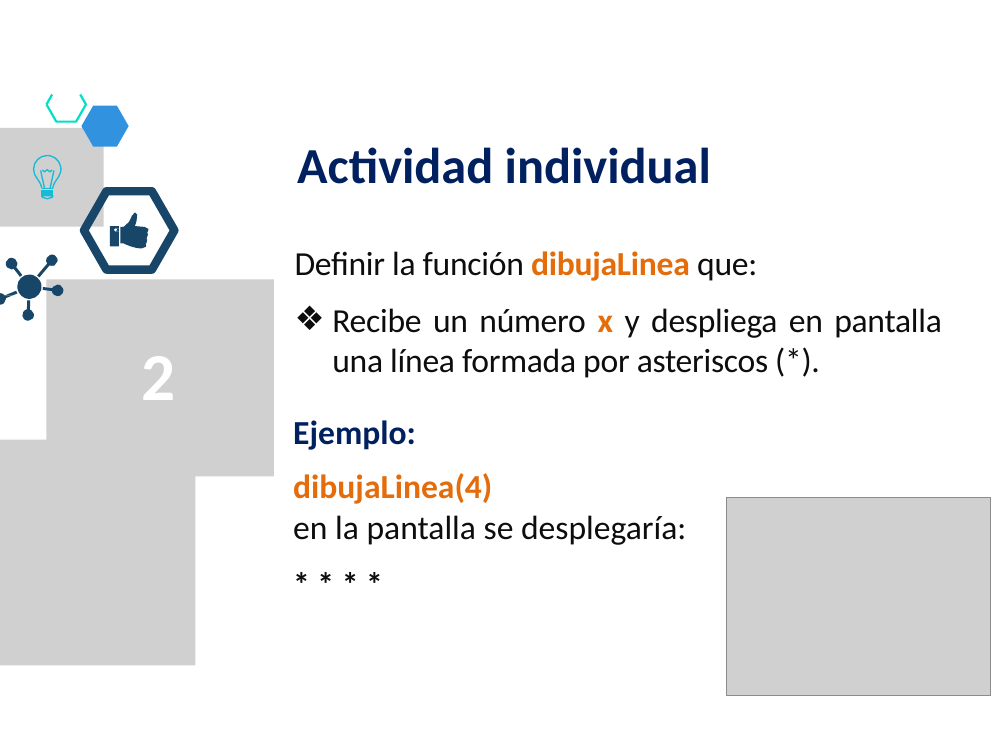
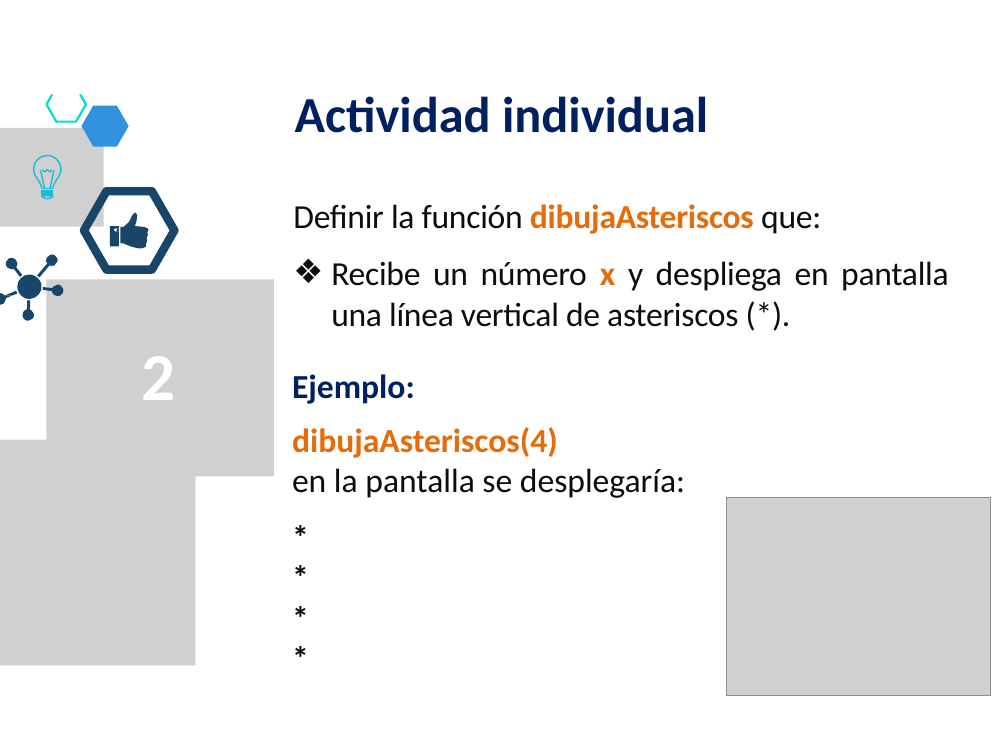
Before and after one commit to lizetheP/PensamientoC, a slide deck: slide 21 of CalendarioAgo20L/presentaciones/8_For.pptx. Drawn at 1008x756 pixels with LibreOffice and Linux fonts; fonts in the diff are those of the drawing; grey boxes stand for pictures. Boxes give left, top, right and bottom in pixels: in the first picture for what was removed or moved away, otherwise in the second. Text is boxed around its words. In the diff, an @@ line names an element or a change of style, - is before the commit and + after.

```diff
--- a/CalendarioAgo20L/presentaciones/8_For.pptx
+++ b/CalendarioAgo20L/presentaciones/8_For.pptx
@@ text "Actividad individual" moved from (x1=297, y1=147, x2=711, y2=184) to (x1=295, y1=96, x2=708, y2=133) @@
@@ text at (x1=292, y1=204, x2=949, y2=498): text changed @@
-* * * *
+*
+*
+*
+*
@@ text "Definir la función dibujaAsteriscos que:" moved from (x1=293, y1=251, x2=942, y2=545) to (x1=292, y1=204, x2=949, y2=498) @@
@@ text at (x1=293, y1=204, x2=949, y2=327): text changed @@
-Definir la función dibujaLinea que:
-❖ Recibe un número x y despliega en pantalla una línea formada por asteriscos (*).
+Definir la función dibujaAsteriscos que:
+❖ Recibe un número x y despliega en pantalla una línea vertical de asteriscos (*).
@@ text at (x1=292, y1=427, x2=558, y2=458): text changed @@
-dibujaLinea(4)
+dibujaAsteriscos(4)
```
Also in this commit, not shown: 10 other slides changed, 2 other files.
